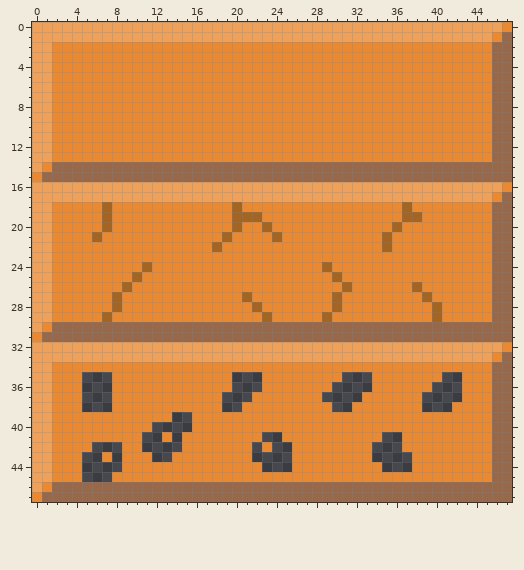
Two versions of one pixel-art sprite, Resources/OrangeBlock.png. The picture above is the old version.
The file is 48x48 pixels.
The same view after the edit:
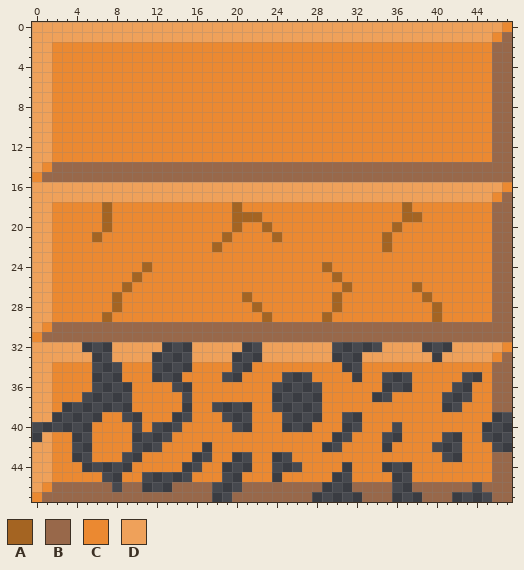
Palette (. is transparent): A #a46422  B #98684a  C #eb8931  D #efa15a
The exact change:
@@ x 0..47 @@
 31 CBBBBBBBBBBBBBBBBBBBBBBBBBBBBBBBBBBBBBBBBBBBBBBB
-32 DDDDDDDDDDDDDDDDDDDDDDDDDDDDDDDDDDDDDDDDDDDDDDDC
-33 DDDDDDDDDDDDDDDDDDDDDDDDDDDDDDDDDDDDDDDDDDDDDDCB
-34 DDCCCCCCCCCCCCCCCCCCCCCCCCCCCCCCCCCCCCCCCCCCCCBB
-35 DDCCC...CCCCCCCCCCCC...CCCCCCCC...CCCCCCC..CCCBB
-36 DDCCC...CCCCCCCCCCCC...CCCCCCC....CCCCCC...CCCBB
-37 DDCCC...CCCCCCCCCCC...CCCCCCC....CCCCCC....CCCBB
-38 DDCCC...CCCCCCCCCCC..CCCCCCCCC..CCCCCCC...CCCCBB
-39 DDCCCCCCCCCCCC..CCCCCCCCCCCCCCCCCCCCCCCCCCCCCCBB
-40 DDCCCCCCCCCC....CCCCCCCCCCCCCCCCCCCCCCCCCCCCCCBB
-41 DDCCCCCCCCC..C.CCCCCCCC..CCCCCCCCCC..CCCCCCCCCBB
-42 DDCCCC...CC....CCCCCCC.C..CCCCCCCC...CCCCCCCCCBB
-43 DDCCC..C.CCC..CCCCCCCC....CCCCCCCC....CCCCCCCCBB
-44 DDCCC....CCCCCCCCCCCCCC...CCCCCCCCC...CCCCCCCCBB
-45 DDCCC...CCCCCCCCCCCCCCCCCCCCCCCCCCCCCCCCCCCCCCBB
-46 DCBBBBBBBBBBBBBBBBBBBBBBBBBBBBBBBBBBBBBBBBBBBBBB
-47 CBBBBBBBBBBBBBBBBBBBBBBBBBBBBBBBBBBBBBBBBBBBBBBB
+32 DDDDD...DDDDD...DDDDD..DDDDDDD.....DDDD...DDDDDC
+33 DDDDDD..DDDD....DDDD...DDDDDDD...DDDDDDD.DDDDDCB
+34 DDCCCC...CCC....CCCC..CCCCCCCCC..CCCCCCCCCCCCCBB
+35 DDCCCC...CCC...CCCC..CCCC...CCCC.CC...CCCCC..CBB
+36 DDCCCC....CCCC..CCCCCCCC.....CCCCCC...CCCC..CCBB
+37 DDCCC.....CCCCC.CCCCCCCC.....CCCCC..CCCCC...CCBB
+38 DDC.......CCCCC.CC....CC.....CCCCCCCCCCCC..CCCBB
+39 DD.....CC..CCC..CCC...CCC....CC..CCCCCCCCCCCCC..
+40 ......CCCC.C...CCCCC..CCC...CCC..CCC.CCCCCCCC...
+41 .DCC..CCCC....CCCCCCCCCCCCCCCC..CCC..CCCC..CC...
+42 DDCC..CCCC...CCCC.CCCCCCCCCCC..CCCC.CCCC...CCC..
+43 DDCC..CCC..CCCCC..CC..CC..CCCCCCCCCCCCCCC..CCCBB
+44 DDCCC.....CCCCC..CC...CC...CCCC.CCC...CCCCCCCCBB
+45 DDCCCCC..CC.....CCC..CCC.CCCCC..CCCC..CCCCCCCCBB
+46 DCBBBBBB.BB...BBBB...BBBBBBBB...BBBB..BBBBBB.BBB
+47 CBBBBBBBBBBBBBBBBB..BBBBBBBB.....BBB...BBB....BB
Pixel boxes of the changes (left, top, right, bottom) in both pictures:
changed: (32, 342, 512, 502)
